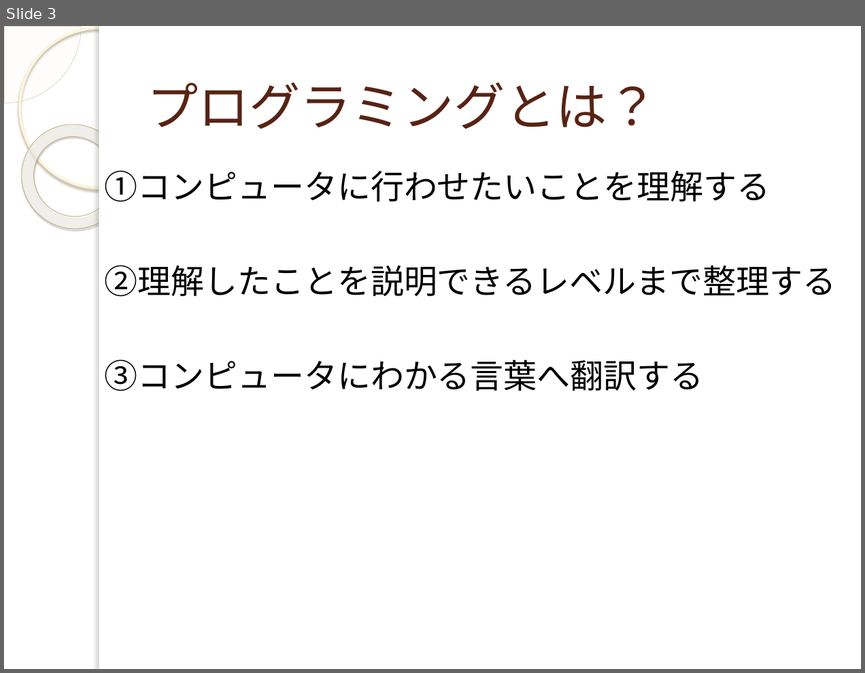
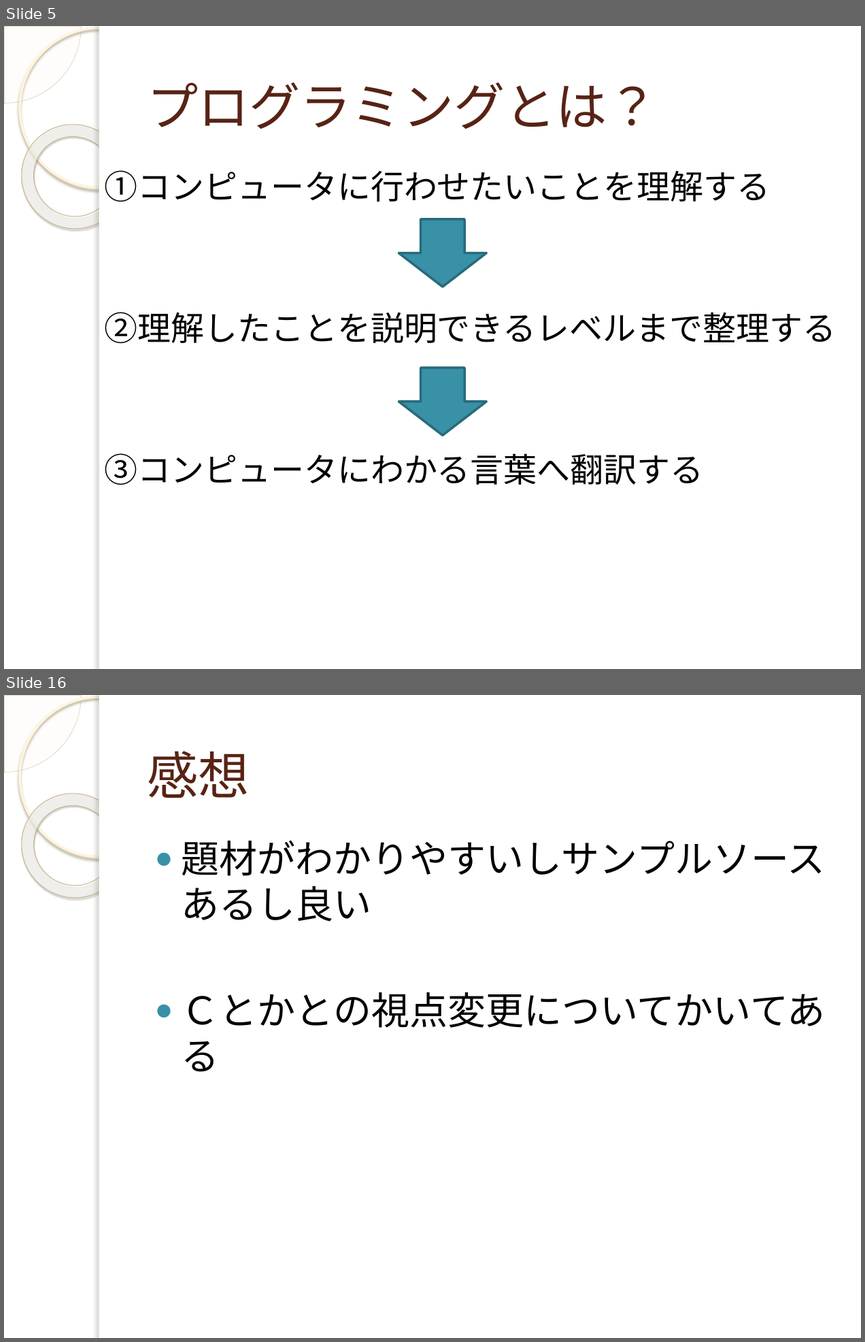
Before and after one commit to yuridonus/FEstudy, a slide deck: objectStudy.pptx. Shown one above the other, each under a label of ours: slide 3 before the commit, slides 5 and 16 after it; the slides between them are not shown. The pictures are 865x673 and 865x1342 pixels, drawn with LibreOffice and Linux fonts; fonts in the diff are those of the drawing; background and template pictures are left out. Boxes give left, top, right and bottom in pixels: in the first picture for what was removed or moved away, otherwise in the second. Text is boxed around its words. In the diff, an @@ line names an element or a change of style, - is before the commit and + after.

```diff
--- a/objectStudy.pptx
+++ b/objectStudy.pptx
@@ slide 16 added at [4,695,861,1338], background picture (left out); not listed: 5 template elements that a slide beside it also shows @@
@@ title added at [147,751,249,798], 43 pt, text #572314 @@
+感想
@@ text added at [181,840,825,921], 32 pt, text #000000 @@
+● 題材がわかりやすいしサンプルソースあるし良い
+● Ｃとかとの視点変更についてかいてある
@@ what was slide 3 is now slide 5 @@
@@ slide 5 changed as well @@
@@ text "①コンピュータに行わせたいことを理解する" rewrapped from [105,170,836,391] to [105,170,836,485] @@
@@ down arrow added at [399,219,486,286], fill #3891A7, outline #296B7C 2 pt @@
@@ down arrow added at [399,368,486,435], fill #3891A7, outline #296B7C 2 pt @@
```
Also in this commit, not shown: 1 other slide changed, 11 other slides added.
